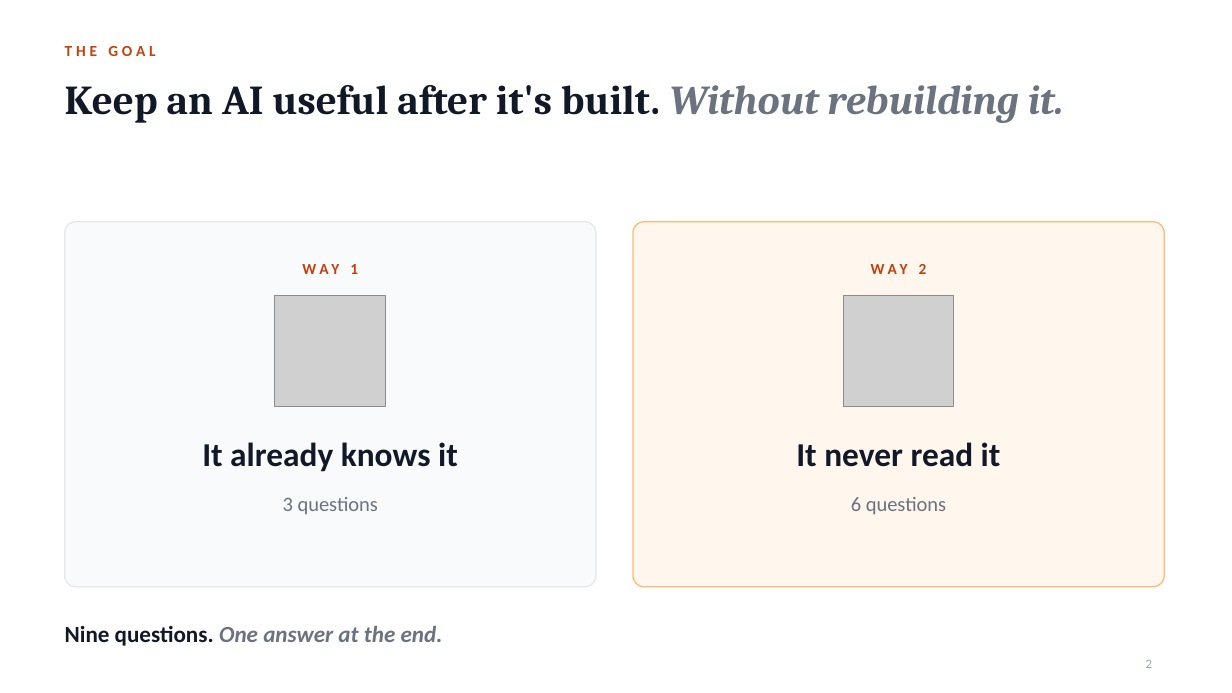
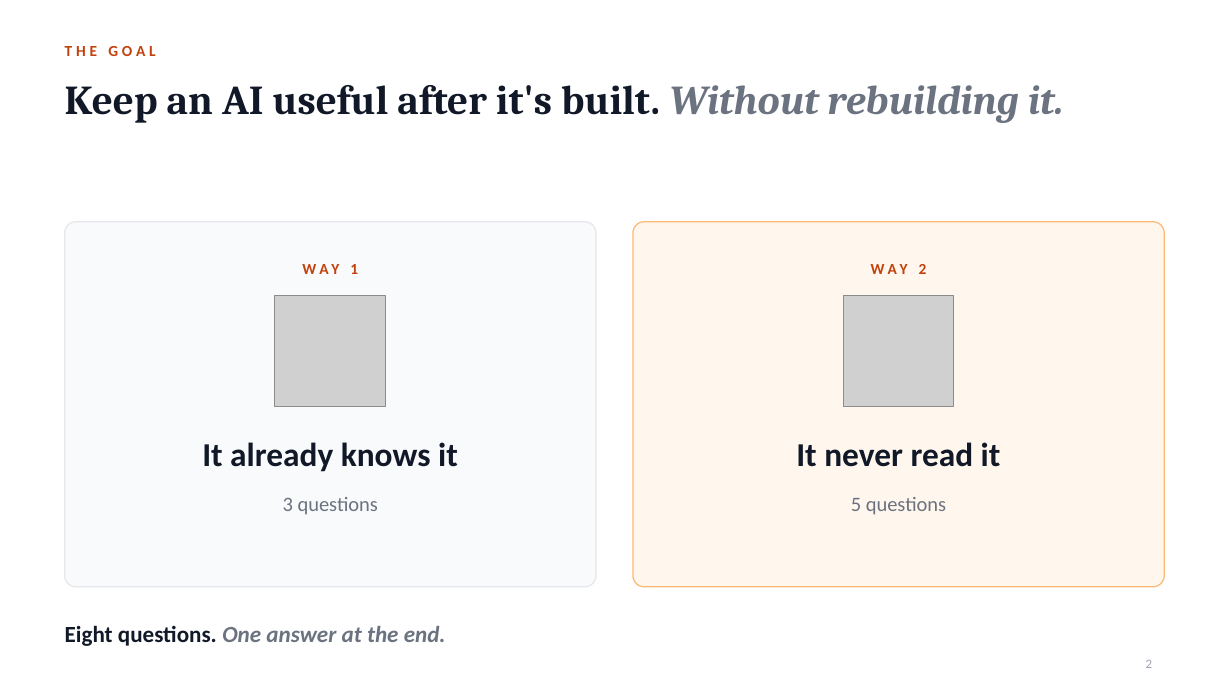
Before and after one commit to notagit3650/Claude_expo_repo_36501, a slide deck: slide 2 of slides/Retrain_or_teach.pptx. Drawn at 1232x693 pixels with LibreOffice and Linux fonts; fonts in the diff are those of the drawing; grey boxes stand for pictures. Boxes give left, top, right and bottom in pixels: in the first picture for what was removed or moved away, otherwise in the second. Text is boxed around its words. In the diff, an @@ line names an element or a change of style, - is before the commit and + after.

```diff
--- a/slides/Retrain_or_teach.pptx
+++ b/slides/Retrain_or_teach.pptx
@@ text at bbox=[851, 497, 946, 515]: text changed @@
-6 questions
+5 questions
@@ text at bbox=[65, 625, 446, 646]: text changed @@
-Nine questions. One answer at the end.
+Eight questions. One answer at the end.
```
Also in this commit, not shown: 7 other slides changed, 2 slides removed, 2 other files.
